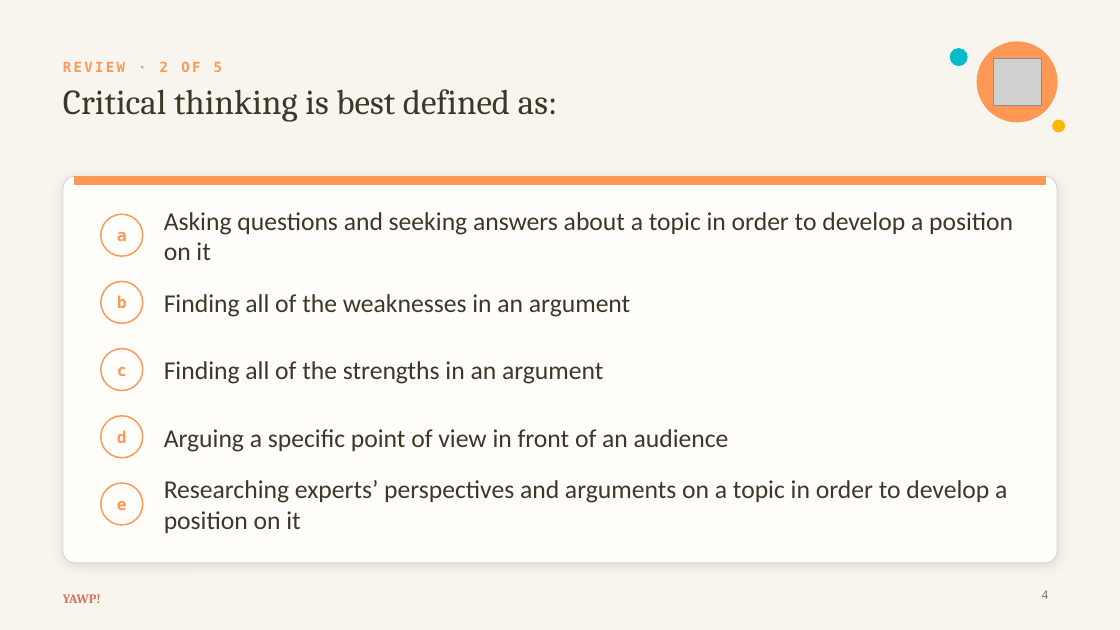
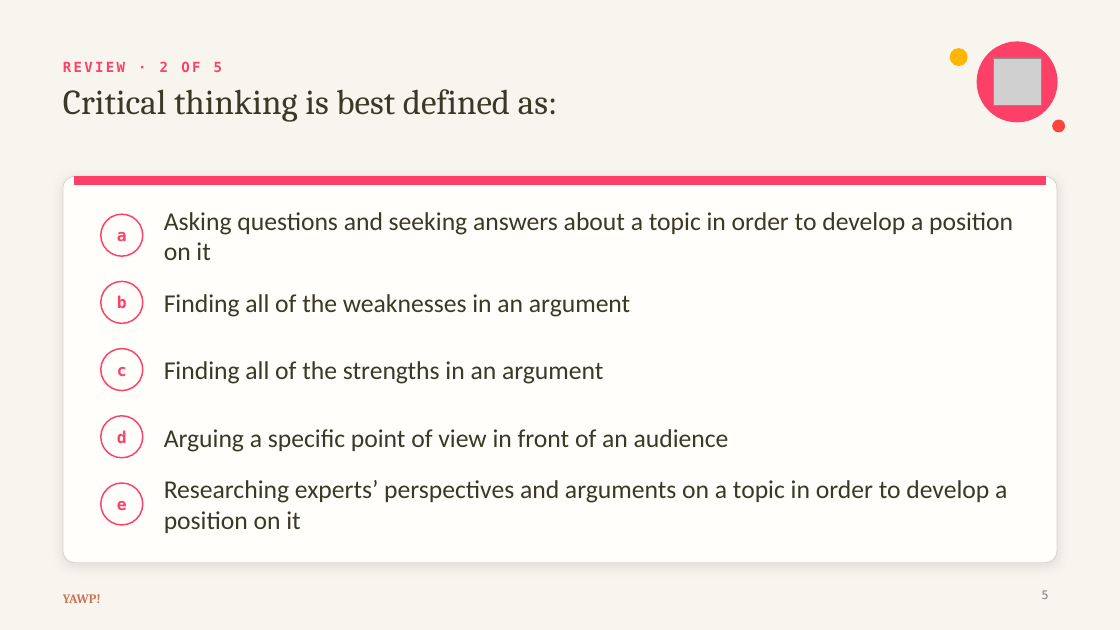
Before and after one commit to The-Connell-School/yawp, a slide deck: slide 5 of services/web-app/resources/thesis-essay-decks/lesson-5-body-paragraphs.pptx (slide 4 before the commit). Drawn at 1120x630 pixels with LibreOffice and Linux fonts; fonts in the diff are those of the drawing; grey boxes stand for pictures. Boxes give left, top, right and bottom in pixels: in the first picture for what was removed or moved away, otherwise in the second. Text is boxed around its words. In the diff, an @@ line names an element or a change of style, - is before the commit and + after.

```diff
--- a/services/web-app/resources/thesis-essay-decks/lesson-5-body-paragraphs.pptx
+++ b/services/web-app/resources/thesis-essay-decks/lesson-5-body-paragraphs.pptx
@@ ellipse at bbox=[950, 49, 967, 66]: fill #02BDC7 to #FFB600; outline #02BDC7 1 pt to #FFB600 1 pt @@
@@ ellipse at bbox=[977, 42, 1057, 122]: fill #FF9755 to #FC4067; outline #FF9755 1 pt to #FC4067 1 pt @@
@@ ellipse at bbox=[1053, 120, 1065, 132]: fill #FFB600 to #FC4540; outline #FFB600 1 pt to #FC4540 1 pt @@
@@ rectangle at bbox=[75, 176, 1045, 185]: fill #FF9755 to #FC4067; outline #FF9755 1 pt to #FC4067 1 pt @@
@@ text colour #FF9755 to #FC4067 in 6 elements at bbox=[63, 61, 222, 72], bbox=[117, 232, 127, 241], bbox=[117, 295, 127, 308], bbox=[117, 367, 127, 376], bbox=[117, 430, 127, 443], bbox=[117, 501, 127, 510] @@
@@ outline #FF9755 1.25 pt to #FC4067 1.25 pt in 5 elements at bbox=[101, 214, 143, 256], bbox=[101, 281, 143, 323], bbox=[101, 349, 143, 391], bbox=[101, 416, 143, 458], bbox=[101, 483, 143, 525] @@
@@ page number at bbox=[1042, 590, 1049, 599]: text changed @@
-4
+5
```
Also in this commit, not shown: 20 other slides changed, 3 slides added, 22 other files.
